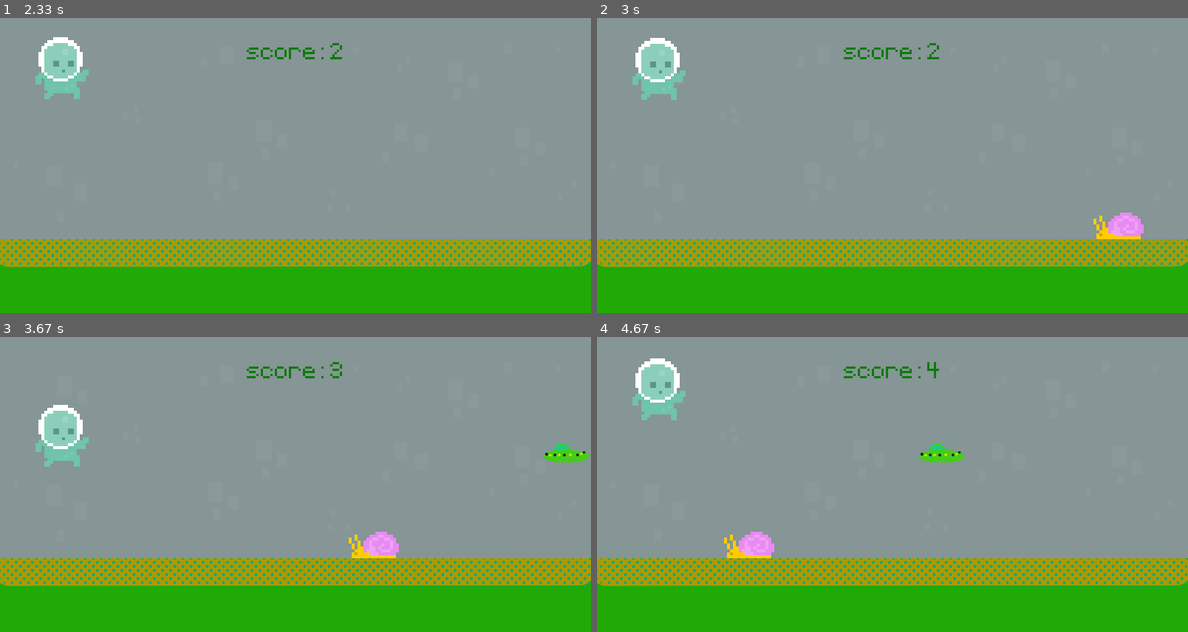
Above: before the commit, frames 1-4 (two rows, left to right).
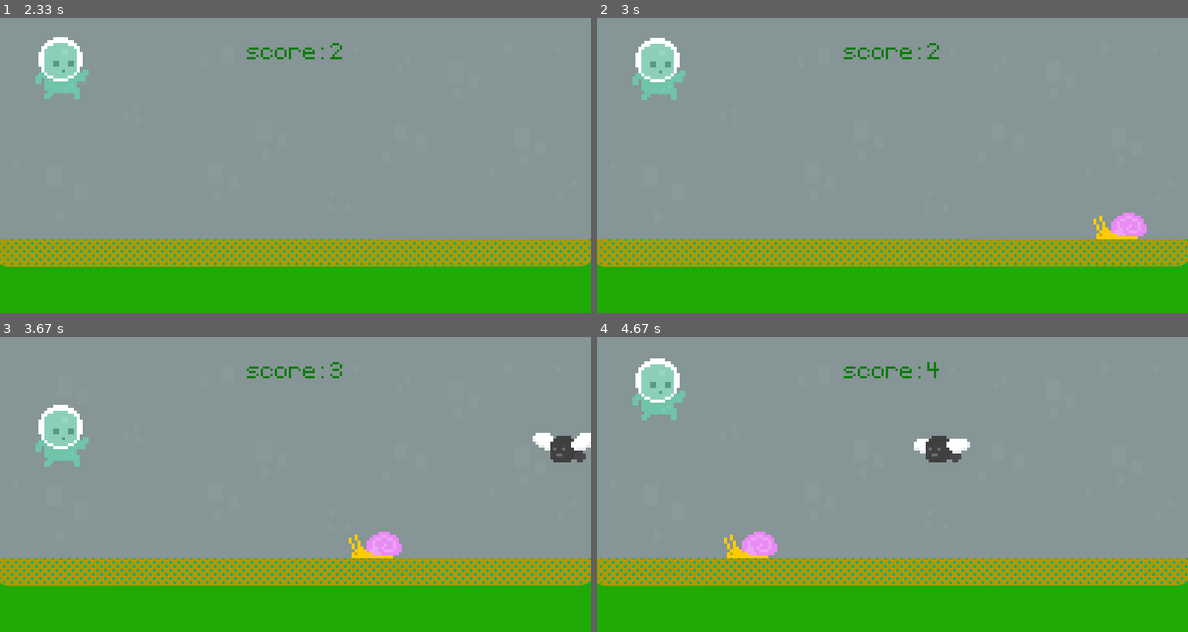
Above: after the commit, the same moments.

Repository: Exoutia/pygame_base
Game: pygame game, started from main.py
Two runs of this game, one before a commit and one after it. Both use one fixed random seed, a clock stepped at 60 frames per second and the inputs below.
Inputs (mouse positions are in pixels of both pictures, inside the frame that each line leads up to):
- Up to frame 1 (2.33 s): click (59, 206) at 0.38 s; click (59, 206) at 1.22 s; tap Space at 2 s
- Up to frame 2 (3 s): tap Space at 2.4, 2.7 s
- Up to frame 3 (3.67 s): tap Space at 3.23, 3.53 s
- Up to frame 4 (4.67 s): tap Space at 4.3, 4.63 s

Frame 1 is identical in both runs. In frame 2, 0.2% of the frame differs, in the area x 86-93%, y 66-75%; in frame 3, 1.0%, in the area x 61-100%, y 32-75%; in frame 4, 0.9%.

Commit message:
animting fly and snail

Diff:
--- a/main.py
+++ b/main.py
@@ -18,7 +18,7 @@
             if obstacle_rect.bottom == 300:
                 screen.blit(snail_surf, obstacle_rect)
             else:
-                screen.blit(ufo_surf, obstacle_rect)
+                screen.blit(fly_surf, obstacle_rect)
 
         obstacle_list = [obstacle for obstacle in obstacle_list if obstacle.x> -100]
         return obstacle_list
@@ -68,7 +68,19 @@
 # Obstacle
 ufo_surf = pygame.image.load('graphics/animal/enemy/ufo.png').convert_alpha()
 
-snail_surf = pygame.image.load('graphics/animal/enemy/snail.png').convert_alpha()
+snail_frame_1 = pygame.image.load('graphics/animal/enemy/snail.png').convert_alpha()
+snail_frame_2 = pygame.image.load('graphics/animal/enemy/snail2.png').convert_alpha()
+snail_frames = [snail_frame_1, snail_frame_2]
+snail_frame_index = 0
+snail_surf = snail_frames[snail_frame_index]
+
+fly_frame_1 = pygame.image.load('graphics/animal/enemy/Fly1.png').convert_alpha()
+fly_frame_2 = pygame.image.load('graphics/animal/enemy/Fly2.png').convert_alpha()
+fly_frames = [fly_frame_1, fly_frame_2]
+fly_frame_index = 0
+fly_surf = fly_frames[fly_frame_index]
+
+
 
 obstacle_rect_list = []
 
@@ -96,6 +108,11 @@
 # Timer
 obstacle_timer = pygame.USEREVENT + 1
 pygame.time.set_timer(obstacle_timer, 1500)
+
+snail_tiemr = pygame.USEREVENT + 2
+pygame.time.set_timer(snail_tiemr, 500)
+fly_timer = pygame.USEREVENT + 3
+pygame.time.set_timer(fly_timer, 200)
 
 while True:
     for event in pygame.event.get():
@@ -118,11 +135,25 @@
                     game_active = True
                     start_time = pygame.time.get_ticks()
 
-        if event.type == obstacle_timer and game_active:
-            if randint(0, 1):
-                obstacle_rect_list.append(snail_surf.get_rect(midbottom = (randint(900, 1200), 300)))
-            else:
-                obstacle_rect_list.append(ufo_surf.get_rect(midbottom = (randint(900, 1100), 170)))
+        if game_active:
+            if event.type == obstacle_timer:
+                if randint(0, 1):
+                    obstacle_rect_list.append(snail_surf.get_rect(midbottom = (randint(900, 1200), 300)))
+                else:
+                    obstacle_rect_list.append(fly_surf.get_rect(midbottom = (randint(900, 1100), 170)))
+
+            if event.type == fly_timer:
+                if fly_frame_index: fly_frame_index = 0
+                else: fly_frame_index = 1
+                fly_surf = fly_frames[fly_frame_index]
+
+            if event.type == snail_tiemr:
+                if snail_frame_index: snail_frame_index = 0
+                else: snail_frame_index = 1
+                snail_surf = snail_frames[snail_frame_index]
+
+
+
 
 
     if game_active:
Binary file added: graphics/animal/enemy/Fly1.png
Binary file added: graphics/animal/enemy/Fly2.png
Binary file added: graphics/animal/enemy/snail2.png
